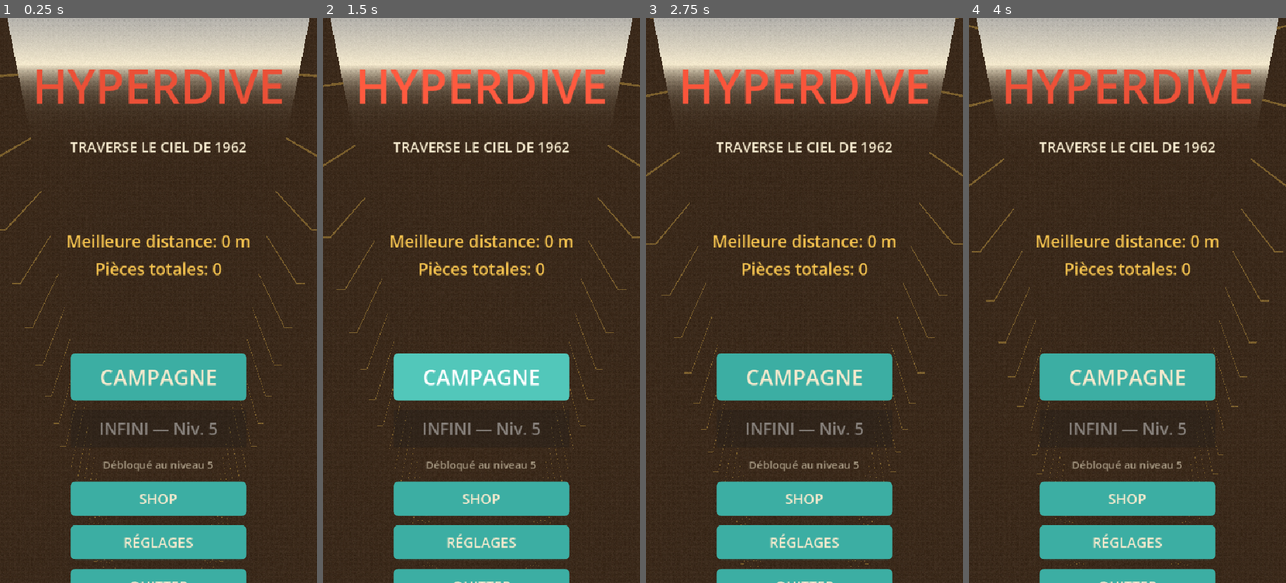
Above: before the commit, frames 1-4 (left to right).
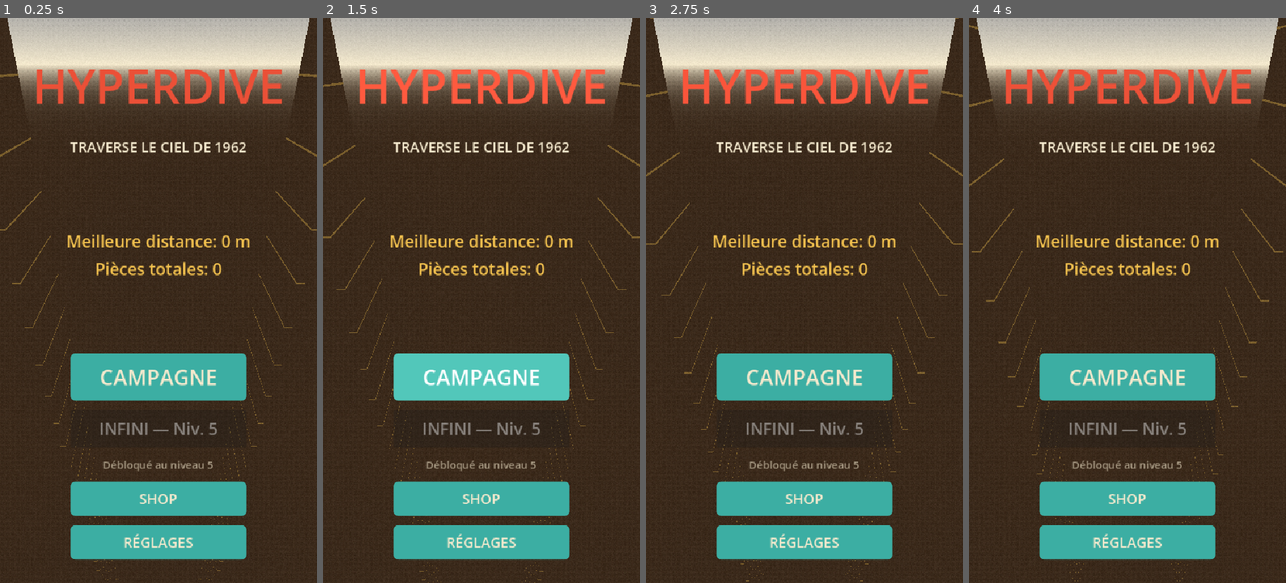
Above: after the commit, the same moments.

Repository: quvntvn/Hyperdive
Game: Godot game, scene res://scenes/ui/main_menu.tscn
Two runs of this game, one before a commit and one after it. Both use one fixed random seed, a clock stepped at 60 frames per second and the inputs below.
Inputs (mouse positions are in pixels of both pictures, inside the frame that each line leads up to):
- Up to frame 1 (0.25 s): no input
- Up to frame 2 (1.5 s): tap Enter at 0.5 s; move the mouse to (551, 272) at 0.52 s; hold D (move_right) 0.53-1.25 s; tap 1 at 0.6 s; click (551, 272) at 0.67 s; drag from (418, 328) to (465, 413) at 1.27 s
- Up to frame 3 (2.75 s): move the mouse to (836, 176) at 2.02 s; hold D (move_right) from 2.03 s (still down); tap 3 at 2.1 s
- Up to frame 4 (4 s): release D (move_right) at 2.75 s; drag from (1111, 413) to (1032, 215) at 2.77 s; move the mouse to (1222, 385) at 3.52 s; hold A (move_left) from 3.53 s (still down); tap 2 at 3.6 s

The runs differ from the first frame. In frame 1, 1.4% of the frame differs, in the area x 22-78%, y 97-100%; in frame 2, 1.4%; in frame 3, 1.4%; in frame 4, 1.4%.

Commit message:
chore(ui): retrait du bouton QUITTER (inutile sur mobile)
Co-Authored-By: Claude Sonnet 4.6 <noreply@anthropic.com>

Diff:
--- a/hyperdive/scenes/ui/main_menu.tscn
+++ b/hyperdive/scenes/ui/main_menu.tscn
@@ -139,13 +139,6 @@
 text = "RÉGLAGES"
 theme_override_font_sizes/font_size = 24
 
-[node name="QuitterButton" type="Button" parent="MenuUI/Screen/Layout/ButtonsContainer"]
-unique_name_in_owner = true
-custom_minimum_size = Vector2(300, 56)
-size_flags_horizontal = 4
-text = "QUITTER"
-theme_override_font_sizes/font_size = 24
-
 [node name="ShopScreen" parent="." instance=ExtResource("ShopScene")]
 
 [node name="SettingsScreen" parent="." instance=ExtResource("SettingsScene")]
--- a/hyperdive/scripts/ui/main_menu.gd
+++ b/hyperdive/scripts/ui/main_menu.gd
@@ -6,7 +6,6 @@
 	%JouerButton.pressed.connect(_on_jouer_pressed)
 	%ShopButton.pressed.connect(_on_shop_pressed)
 	%ReglagesButton.pressed.connect(_on_reglages_pressed)
-	%QuitterButton.pressed.connect(_on_quitter_pressed)
 
 	_update_infinite_button()
 	update_stats()
@@ -20,7 +19,6 @@
 	_style_button(%JouerButton)
 	_style_button(%ShopButton)
 	_style_button(%ReglagesButton)
-	_style_button(%QuitterButton)
 	_animate_title()
 
 func _update_infinite_button() -> void:
@@ -58,10 +56,6 @@
 	if s:
 		s.open()
 
-func _on_quitter_pressed() -> void:
-	Audio.play_ui_click()
-	get_tree().quit()
-
 func _style_button(btn: Button) -> void:
 	var normal := StyleBoxFlat.new()
 	normal.bg_color = Color(0.235, 0.682, 0.639)
